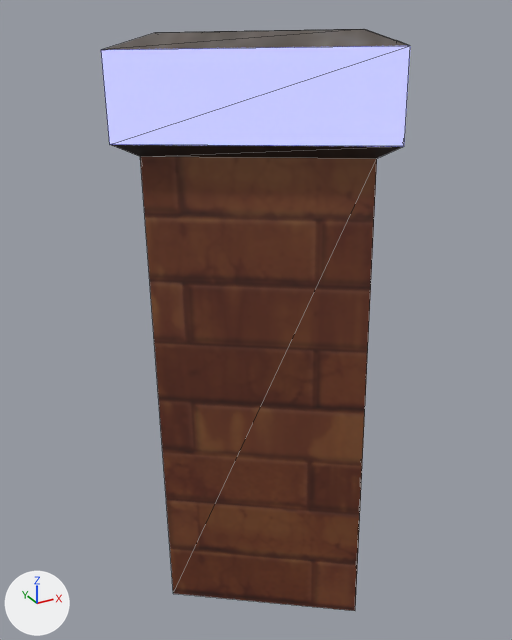
One commit to the glTF model export/models/Chimney8.glb: the scene before it, then after it.
One viewpoint serves both versions: a 50 mm camera at (-1.97, -3.31, 3.72) aimed at (-0.08, 0.12, 2.01). The lights are fixed; the arrows at lower left show +X, +Y and +Z. Mesh edges are drawn as thin lines. Where no turn or scale is listed for an object, it has been applied to the vertices.

The older version as bpy lines, for what is in view:
```python
me_scene_098 = bpy.data.meshes.new('Scene.098')
me_scene_098.from_pydata(...)  # 24 vertices, 42 faces; spans x -0.97..0.96, y -0.9..1.07, z -0.03..3.19
# faces by material slot: [8, 26, 8]
me_scene_098.materials.append(mat_christmas_log_interior_003)  # picture img_christmas_log_interior
me_scene_098.materials.append(mat_christmas_log_village_003)  # picture img_christmas_log_village_snow
me_scene_098.materials.append(mat_blueglow)  # white #ffffff
ob_chimmney_008 = bpy.data.objects.new('Chimmney.008', me_scene_098)
ob_chimmney_008.location = (0.0, 0.0, 0.45)
```
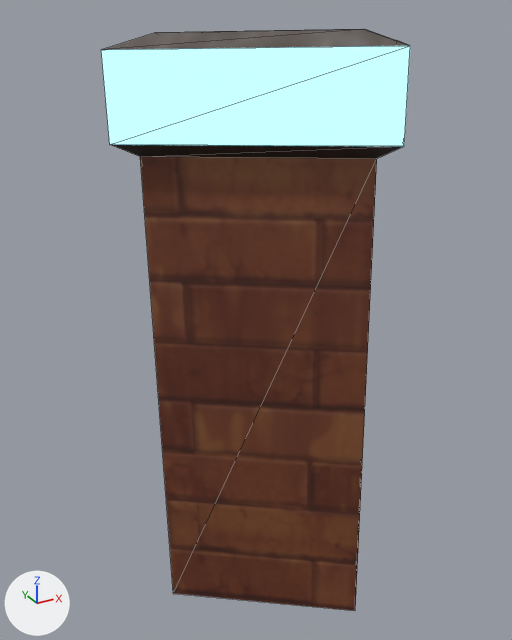
Changed parts and their boxes [x1, y1, x2, y2] in the pictures (512 x 640 px):
'Chimmney.008', recoloured: [101, 43, 410, 150] in both

Diff of the bpy script that builds the scene:
```diff
--- a/export/models/Chimney8.glb.py
+++ b/export/models/Chimney8.glb.py
@@ mat_blueglowfix @@
+mat_blueglowfix = principled_material('BlueGlowFix')
+mat_blueglowfix.base_color = (1.0, 1.0, 1.0)  # white #ffffff
+mat_blueglowfix.metallic = 1.0
+mat_blueglowfix.roughness = 1.0
+mat_blueglowfix.emission_color = (0.022, 0.598, 0.787)  # cyan #29cbe5
+mat_blueglowfix.emission_strength = 1.0
@@ me_scene_098 @@
 me_scene_098.from_pydata(...)  # 24 vertices, 42 faces; spans x -0.97..0.96, y -0.9..1.07, z -0.03..3.19
 me_scene_098.materials.append(mat_christmas_log_village_003)
-me_scene_098.materials.append(mat_blueglow)  # white #ffffff
+me_scene_098.materials.append(mat_blueglowfix)  # white #ffffff
```
